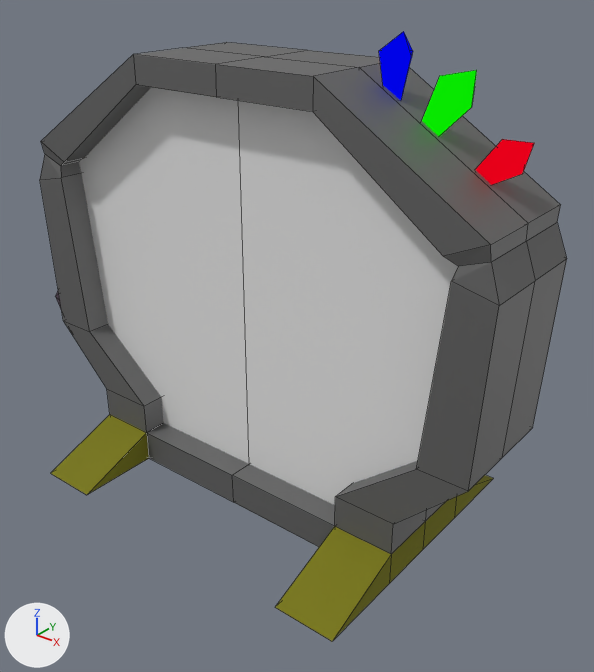
Renders of the Blender file Entities/Transport/StandardPortal/LevelEntrancePortal.blend from each side of a commit.
Rendered twice from a camera (50 mm lens) standing at (6.6, -7.64, 7.18) and looking at (0.36, 0.17, 2.35). The lights are fixed; the arrows at lower left show +X, +Y and +Z. The picture after the commit comes second. Mesh edges are drawn as thin lines. Objects named as collision shapes, trigger or cutter boxes, shadow casters or lower levels of detail are left out.

Objects in the first picture: 'Frame_detail', 'LEDBlue', 'LEDGreen', 'LEDRed', 'PortalSurface'.
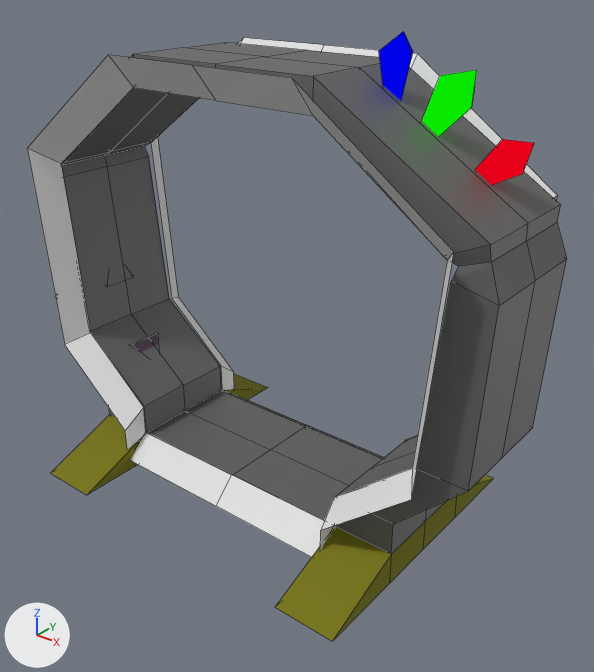
Commit message: Add a cool spacetime distorion effect around the edge of the portals

Changed parts and their boxes [x1, y1, x2, y2] in the pictures (594 x 672 px):
'PortalSurface', hidden: before [79, 87, 458, 505]
'LightRays', added: after [27, 38, 557, 557]

Edits to the bpy script that builds the scene:
```text
Add mat_portallightrays:
    mat_portallightrays = principled_material('PortalLightRays')
    mat_portallightrays.base_color = (0.8, 0.8, 0.8)  # white #e7e7e7
Add me_cube_006:
    me_cube_006.from_pydata([(1.37, -0.7, 0.38), (2.38, -0.7, 3.42), (1.37, -0.7, 0.72), (2.21, -0.7, 1.43), (0.0, -0.7, 0.38), (0.0, -0.7, 4.35), (1.08, -0.7, 4.35), (1.41, -0.99, 0.12), (2.57, -0.99, 3.61), (1.41, -0.99, 0.51), (2.38, -0.99, 1.32), (0.0, -0.99, 0.12), (0.0, -0.99, 4.67), (1.07, -0.99, 4.67)], [], [(1, 8, 13, 6), (6, 13, 12, 5), (0, 4, 11, 7), (2, 9, 10, 3), (0, 7, 9, 2), (3, 10, 8, 1)])
    me_cube_006.materials.append(mat_portallightrays)  # white #e7e7e7
Change ob_portalsurface:
    add ob_portalsurface.hide_set(True)
Add ob_lightrays:
    ob_lightrays = bpy.data.objects.new('LightRays', me_cube_006)
    ob_lightrays.location = (0.0, 0.0, 0.0)
    ob_lightrays.scale = (1.27, 1.18, 1.27)
    _m = ob_lightrays.modifiers.new('Mirror', 'MIRROR')
    _m.use_axis = (True, True, False)
```
